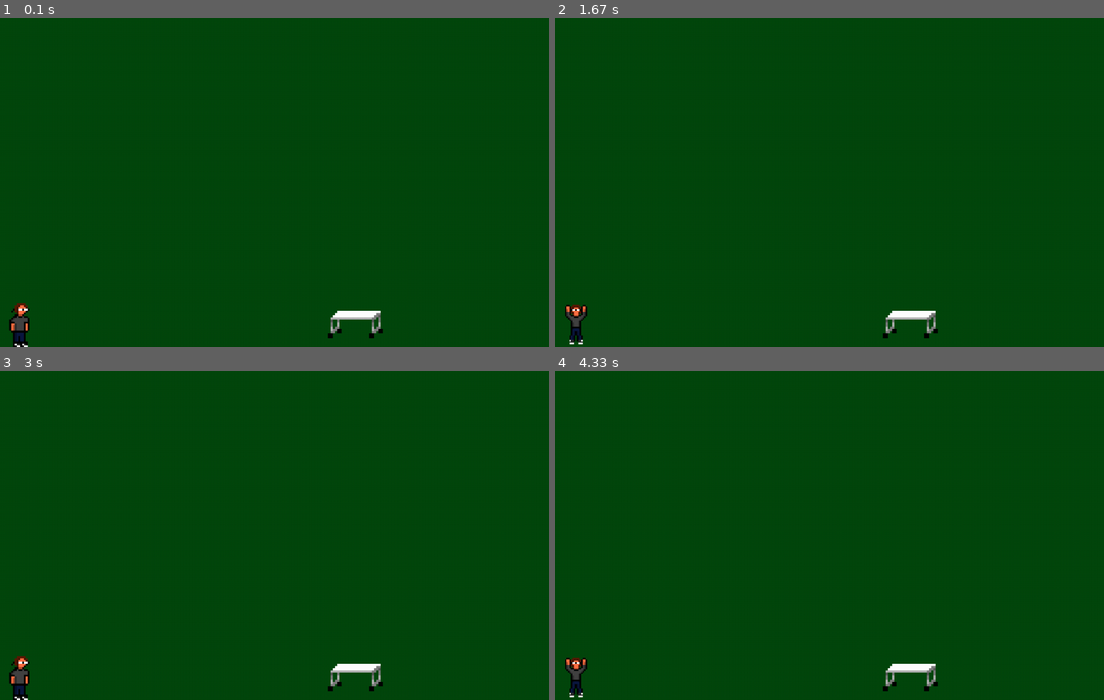
Above: before the commit, frames 1-4 (two rows, left to right).
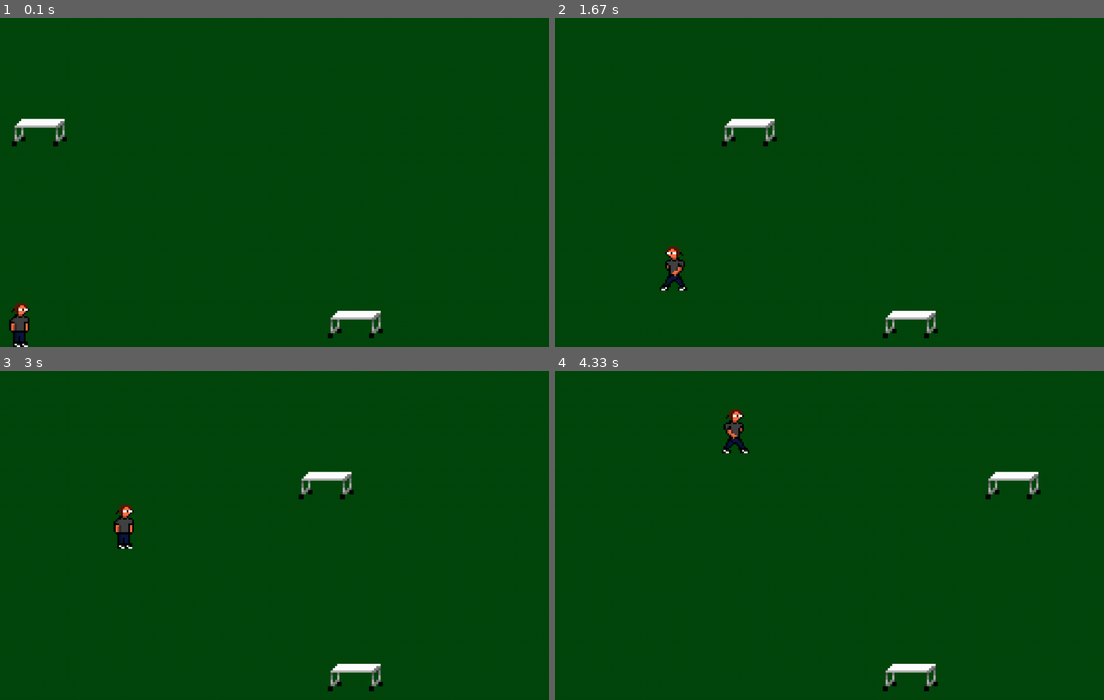
Above: after the commit, the same moments.

Repository: DeLucca990/Projeto_Final_Dsoft
Game: pygame game, started from jogo_pygame.py
Same seed, same stepped clock (60 frames per second), same inputs: the game is played once before the commit and once after it.
Inputs:
- Up to frame 1 (0.1 s): no input
- Up to frame 2 (1.67 s): hold Right 0.33-0.8 s; hold Right 0.83-1.3 s; tap Space at 0.9, 1.2, 1.4 s; hold A from 1.33 s (still down)
- Up to frame 3 (3 s): tap Space at 1.7, 1.97, 2.27, 2.4, 2.7 s; release A at 1.87 s; hold Left 1.9-2.3 s; hold D 2.33-2.97 s
- Up to frame 4 (4.33 s): hold Left 3-3.47 s; tap Space at 3.07, 3.37, 3.57, 3.87, 4.07 s; hold D 3.5-3.97 s; hold Right from 4 s (still down)

The runs differ from the first frame. In frame 1, 0.4% of the frame differs, in the area x 2-13%, y 30-40%; in frame 2, 1.1%; in frame 3, 1.1%, in the area x 1-65%, y 30-100%; in frame 4, 1.1%.

Commit message:
Adicionando plataforma móvel e alguns movimentos

Diff:
--- a/jogo_pygame.py
+++ b/jogo_pygame.py
@@ -1,8 +1,8 @@
 import pygame
 import random
-from personagens_class import Personagem
+from personagens_class import *
 from arremessaveis_class import Quizz
-from plataforma_class import Plataforma
+from plataforma_class import *
 
 #Iniciando o Game:
 pygame.init()
@@ -18,7 +18,8 @@
 grupo_de_arre=pygame.sprite.Group()
 grupo_de_plataforma=pygame.sprite.Group()
 
-mesa=Plataforma(grupo_de_plataforma)
+plat_movel=Plataforma(grupo_de_plataforma)
+plat_fix=Plataforma2(grupo_de_plataforma)
 jogador=Personagem(grupo_de_play)
 
 game=True
@@ -32,8 +33,10 @@
         if event.type==pygame.QUIT:
             game=False
         jogador.eventos_teclado(event)
+
     #Update Lógica:
     grupo_de_play.update()
+    grupo_de_plataforma.update()
     timer+=1
     if timer>30:
         timer=0
@@ -42,8 +45,7 @@
 
     #Colisões:
     colisao_jogador_arre=pygame.sprite.spritecollide(jogador,grupo_de_arre,True,pygame.sprite.collide_mask)
-    colisao_jogador_plat=pygame.sprite.spritecollide(jogador,grupo_de_plataforma,False,pygame.sprite.collide_mask)
-
+    colisao_jogador_mesa=pygame.sprite.spritecollide(jogador,grupo_de_plataforma,False,pygame.sprite.collide_mask)
 
     #Draw:
     window.fill((4,71 ,13))
--- a/personagens_class.py
+++ b/personagens_class.py
@@ -1,5 +1,6 @@
 from multiprocessing import Event
 import pygame
+from plataforma_class import *
 
 class Personagem(pygame.sprite.Sprite):
     def __init__(self, *groups):
@@ -11,42 +12,36 @@
         self.vel_x=0
         self.vel_y=0
         self.gravidade=0.1
-        self.intencao_pos=list(self.rect.center)
-
 
     def eventos_teclado(self,event):
         if event.type==pygame.KEYDOWN:
-            if event.key==pygame.K_d or event.key==pygame.K_RIGHT:
-                self.lado='direita'
-                self.image=pygame.image.load('img/pulga_direita.png')
-                self.image=pygame.transform.scale(self.image,[80,80])
-                self.vel_x=5
-            if event.key==pygame.K_a or event.key==pygame.K_LEFT:
-                self.lado='esquerda'
-                self.image=pygame.image.load('img/pulga_esquerda.png')
-                self.image=pygame.transform.scale(self.image,[80,80])
-                self.vel_x=-5
-        if event.type==pygame.KEYUP:
-            if event.key==pygame.K_d or event.key==pygame.K_RIGHT:
-                self.lado='parado direita'
-                self.image=pygame.image.load('img/pulga_parado_d.png')
-                self.image=pygame.transform.scale(self.image,[80,80])
-                self.vel_x=0
-            if event.key==pygame.K_a or event.key==pygame.K_LEFT:
-                self.lado='parado esquerda'
-                self.image=pygame.image.load('img/pulga_parado_e.png')
-                self.image=pygame.transform.scale(self.image,[80,80])
-                self.vel_x=0
             if event.key==pygame.K_SPACE:
                 self.lado='pulando'
                 self.image=pygame.image.load('img/pulga_pulo.png')
                 self.image=pygame.transform.scale(self.image,[80,80])
-                self.vel_y=-5
+                self.vel_y=-3
 
     def update(self,*args):
+        keys=pygame.key.get_pressed()
+        if keys[pygame.K_a] or keys[pygame.K_LEFT]:
+            self.lado='parado esquerda'
+            self.image=pygame.image.load('img/pulga_esquerda.png')
+            self.image=pygame.transform.scale(self.image,[80,80])
+            self.vel_x =-5
+        elif keys[pygame.K_d] or keys[pygame.K_RIGHT]:
+            self.lado='parado direita'
+            self.image=pygame.image.load('img/pulga_direita.png')
+            self.image=pygame.transform.scale(self.image,[80,80])
+            self.vel_x = 5
+        else:
+            self.lado='parado direita'
+            self.image=pygame.image.load('img/pulga_parado_d.png')
+            self.image=pygame.transform.scale(self.image,[80,80])
+            self.vel_x=0
+
+        self.rect.x+=self.vel_x
+        self.rect.y+=self.vel_y
         self.vel_y+=self.gravidade
-        self.intencao_pos[0]+=self.vel_x
-        self.intencao_pos[1]+=self.vel_y
 
         if self.rect.top<0:
             self.rect.top=0
--- a/plataforma_class.py
+++ b/plataforma_class.py
@@ -1,3 +1,4 @@
+from cmath import rect
 import pygame
 
 class Plataforma(pygame.sprite.Sprite):
@@ -5,4 +6,16 @@
         super().__init__(*groups)
         self.image=pygame.image.load('img/mesa.png')
         self.image=pygame.transform.scale(self.image,[100,100])
+        self.rect=pygame.Rect(10,150,200,50)
+        self.vel_y=3
+    def update(self,*args):
+        if self.rect.x>=900 or self.rect.x<10:
+            self.vel_y*=-1
+        self.rect.left+=self.vel_y
+
+class Plataforma2(pygame.sprite.Sprite):
+    def __init__(self, *groups):
+        super().__init__(*groups)
+        self.image=pygame.image.load('img/mesa.png')
+        self.image=pygame.transform.scale(self.image,[100,100])
         self.rect=pygame.Rect(600,500,50,50)
